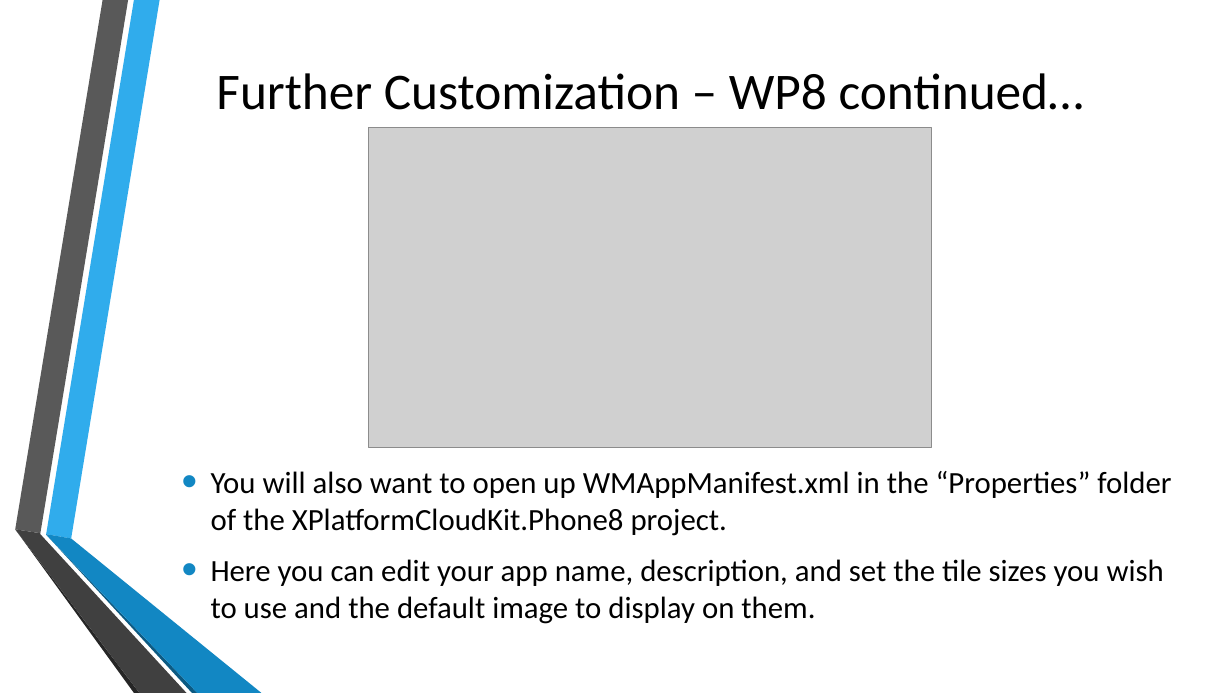
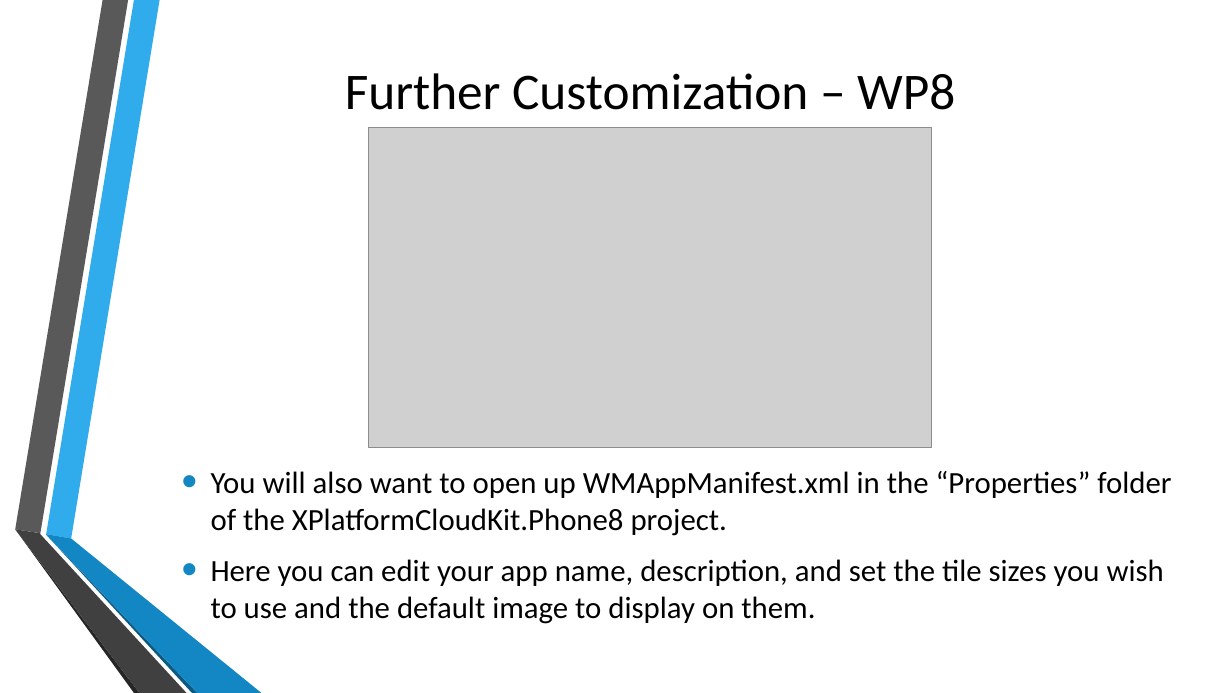
Before and after one commit to toolboc/XPlatformCloudKit, a slide deck: slide 37 of XPlatformCloudkit.pptx (slide 39 before the commit). Drawn at 1232x693 pixels with LibreOffice and Linux fonts; fonts in the diff are those of the drawing; grey boxes stand for pictures; background and template pictures are left out. Boxes give left, top, right and bottom in pixels: in the first picture for what was removed or moved away, otherwise in the second. Text is boxed around its words. In the diff, an @@ line names an element or a change of style, - is before the commit and + after.

```diff
--- a/XPlatformCloudkit.pptx
+++ b/XPlatformCloudkit.pptx
@@ title at box(345, 73, 955, 110): text changed @@
-Further Customization – WP8 continued…
+Further Customization – WP8
```
Also in this commit, not shown: 2 other slides changed, 2 slides removed.
